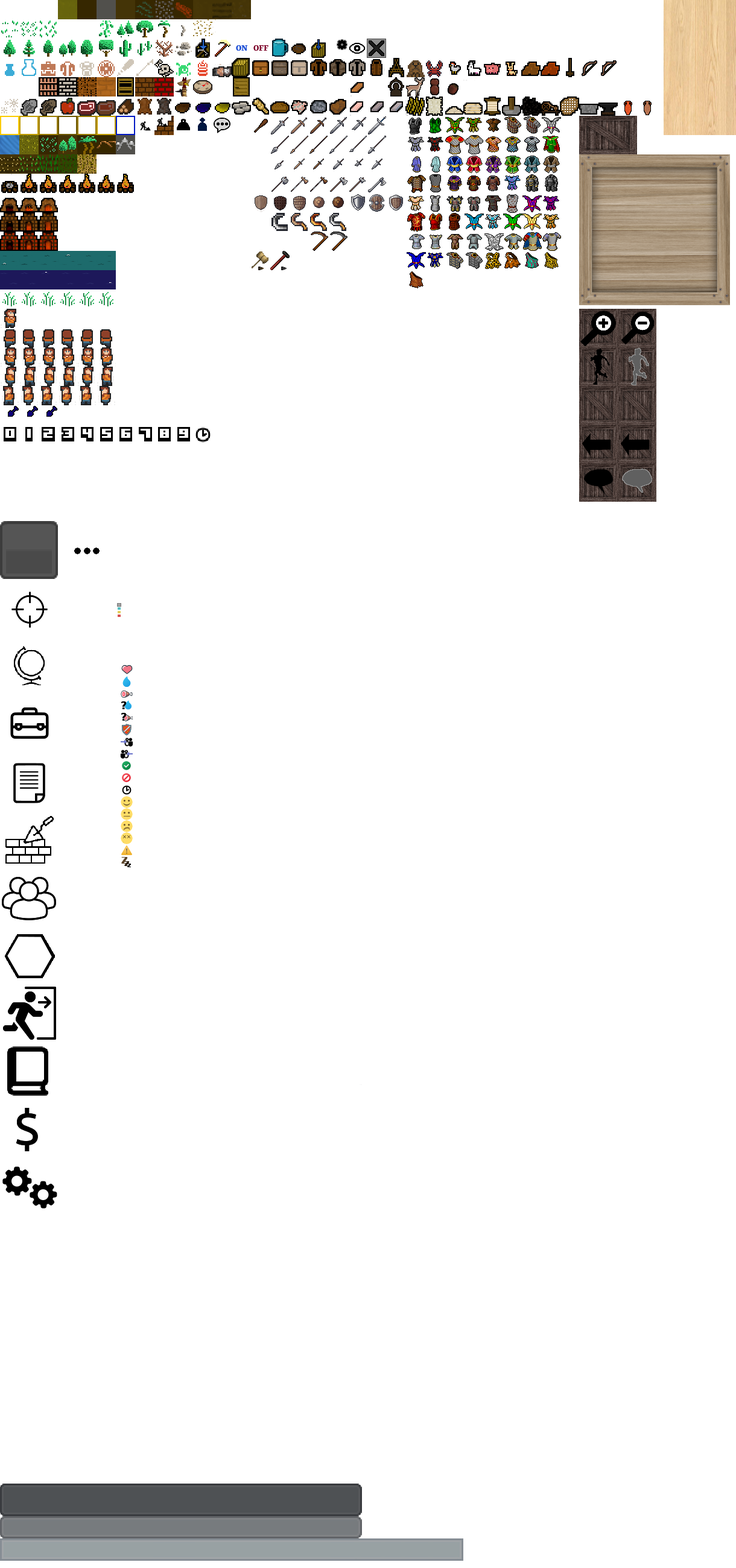
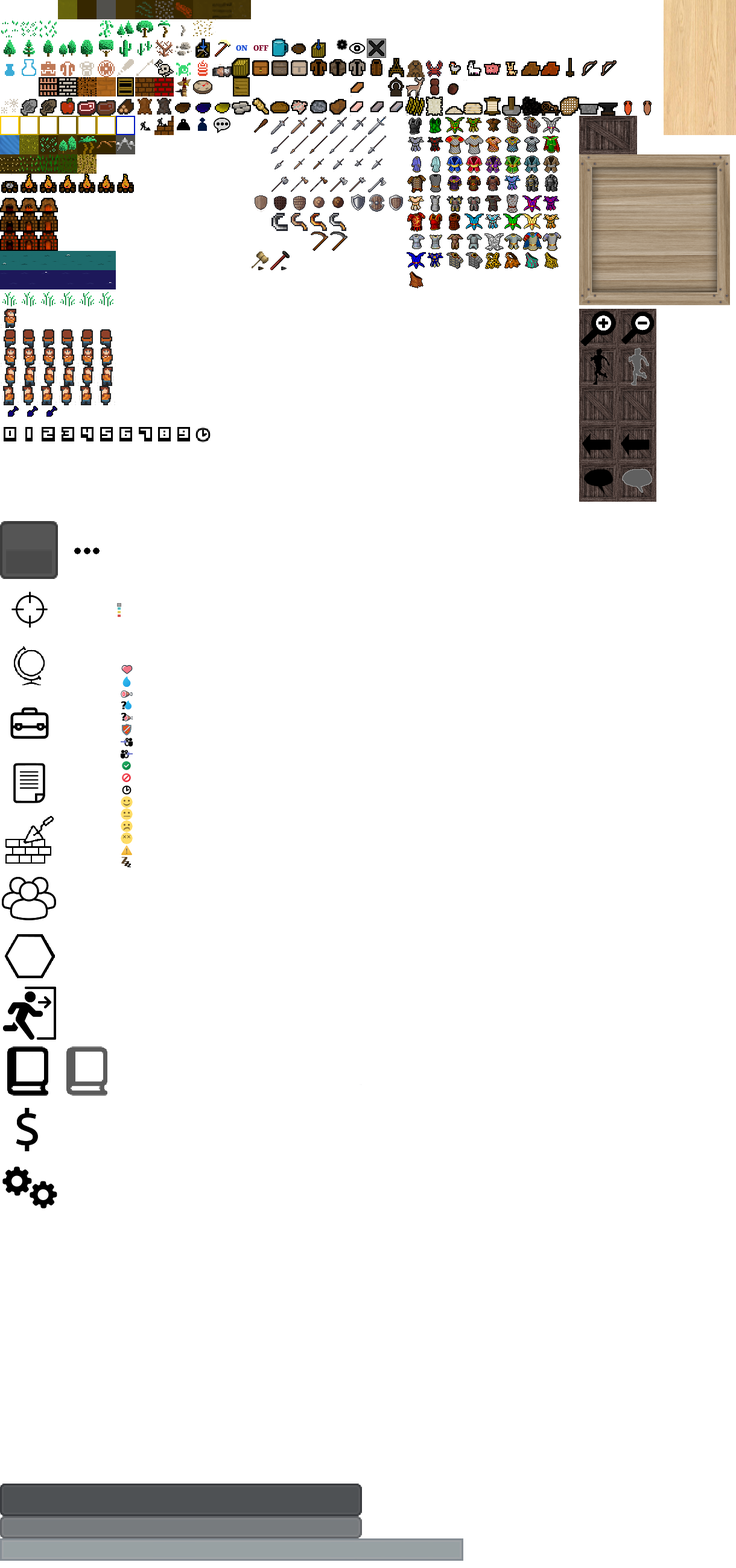
Two versions of the same layered image (736 x 1568). Layer-by-layer changes:
painted on "crate2_diffuse.png" over [66, 1046, 108, 1096]
